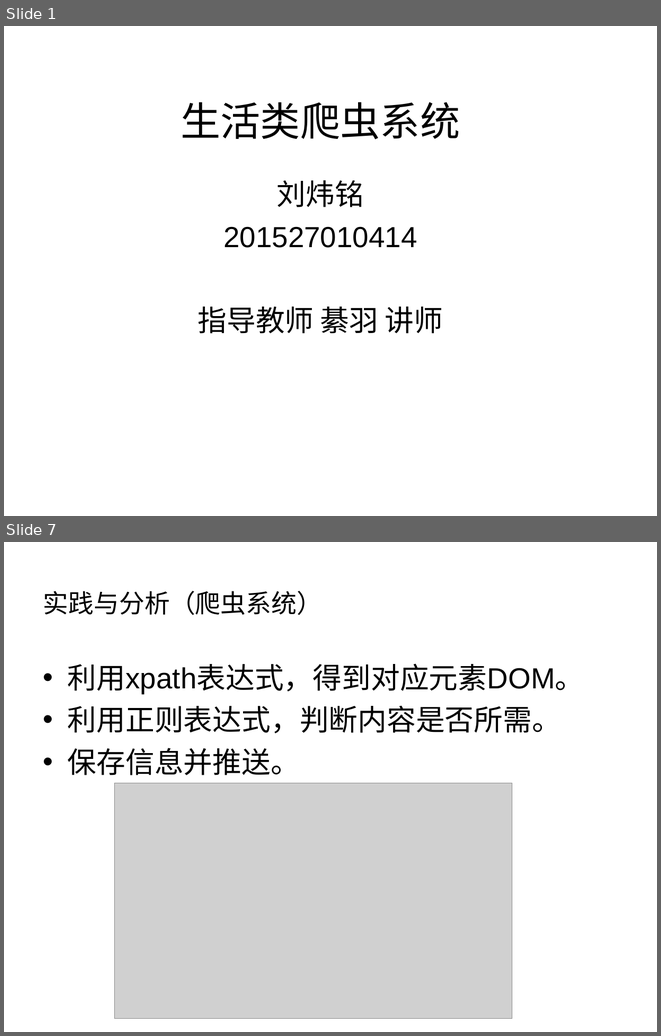
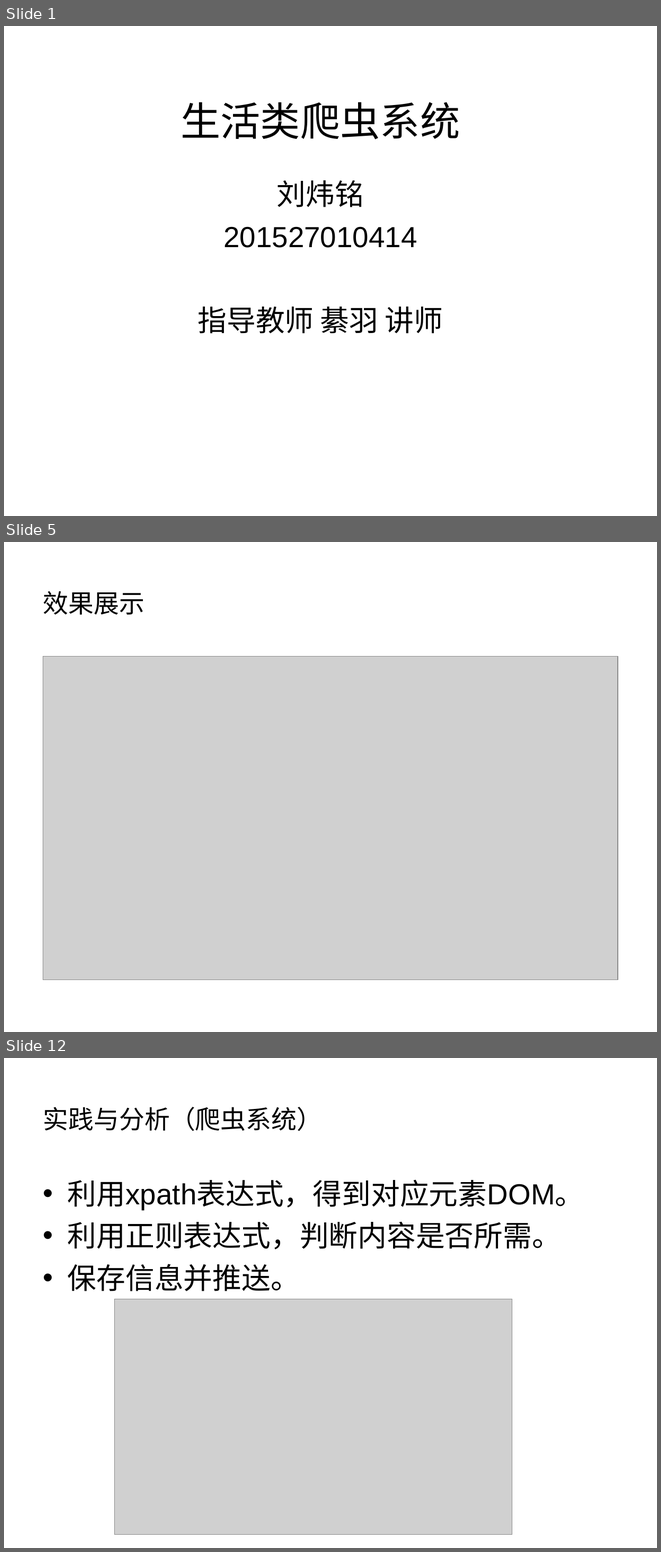
Before and after one commit to liuweiming1997/extensions, a slide deck: 论文.ppt. Shown one above the other, each under a label of ours: slides 1 and 7 before the commit, slides 1, 5 and 12 after it; the slides between them are not shown. The pictures are 661x1036 and 661x1552 pixels, drawn with LibreOffice and Linux fonts; fonts in the diff are those of the drawing; grey boxes stand for pictures. Boxes give left, top, right and bottom in pixels: in the first picture for what was removed or moved away, otherwise in the second. Text is boxed around its words. In the diff, an @@ line names an element or a change of style, - is before the commit and + after.

```diff
--- a/论文.ppt
+++ b/论文.ppt
@@ slide 5 added at <box>4,542,657,1032</box>, background #FFFFFF @@
@@ title added at <box>43,591,144,615</box>, 28 pt, text #000000 @@
+效果展示
@@ picture added at <box>43,656,618,979</box> @@
@@ what was slide 7 is now slide 12 @@
```
Also in this commit, not shown: 6 slides changed, 4 other slides added, 1 slide removed.
